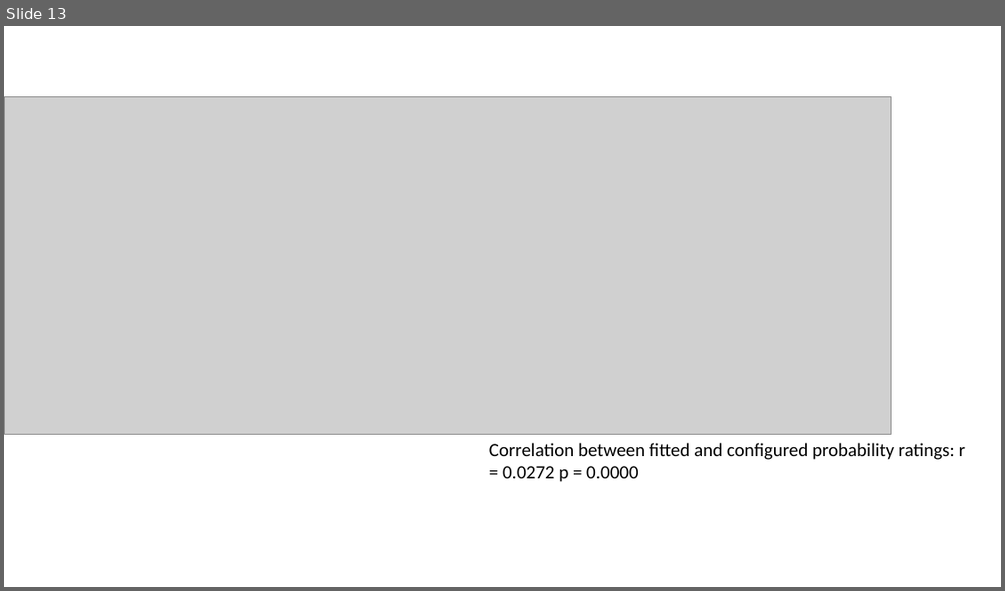
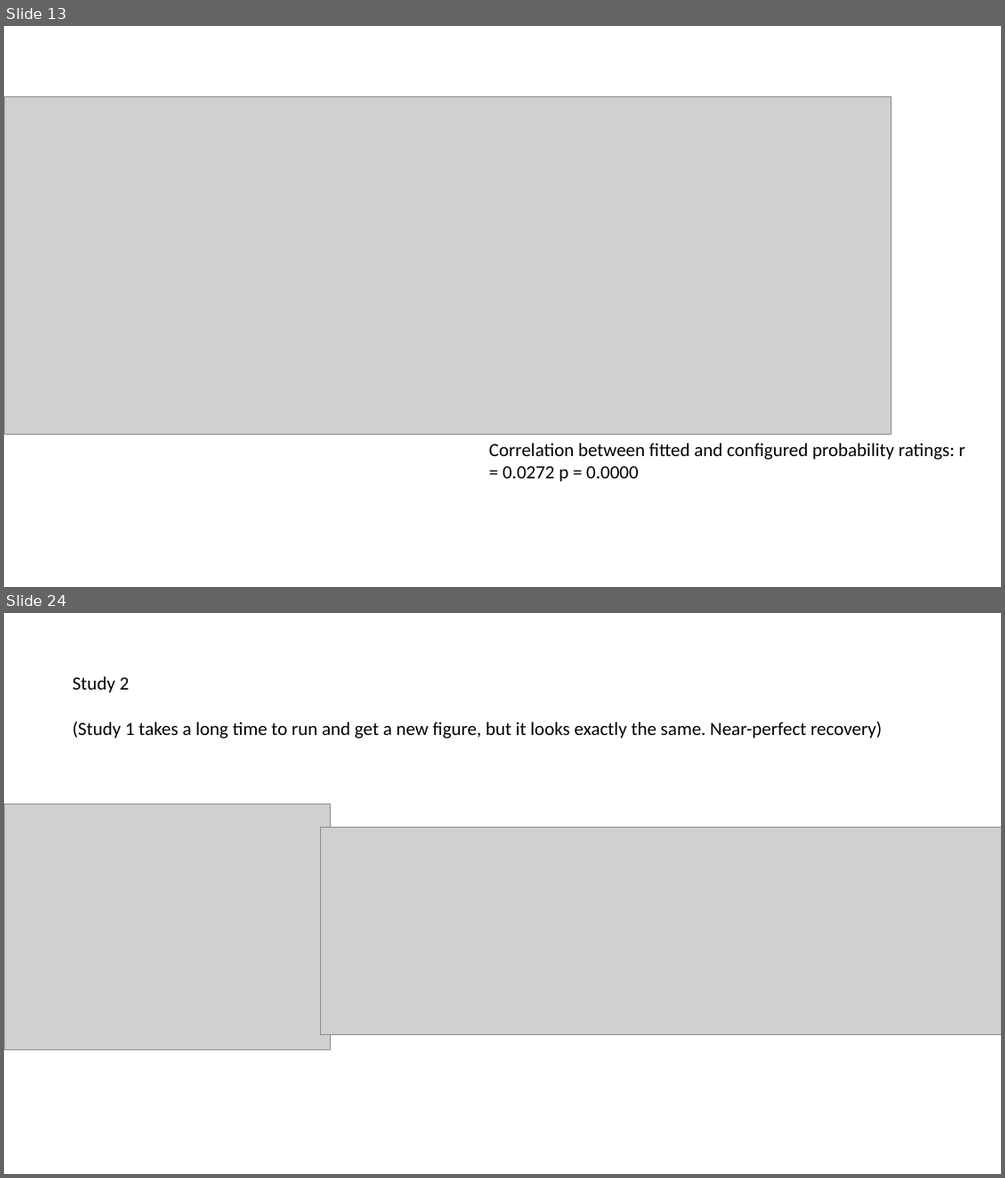
Before and after one commit to nicholasfurl/Forensic-beads-paper-1, a slide deck: forensic_beads_some_slides/forensic_beads.pptx. Shown one above the other, each under a label of ours: slide 13 before the commit, slides 13 and 24 after it; the slides between them are not shown. The pictures are 1005x591 and 1005x1178 pixels, drawn with LibreOffice and Linux fonts; fonts in the diff are those of the drawing; grey boxes stand for pictures. Boxes give left, top, right and bottom in pixels: in the first picture for what was removed or moved away, otherwise in the second. Text is boxed around its words. In the diff, an @@ line names an element or a change of style, - is before the commit and + after.

Commit message:
debugged / rewrote study 1 model fitting
forensic_beads_splitTerm_study1_simplify.m

```diff
--- a/forensic_beads_some_slides/forensic_beads.pptx
+++ b/forensic_beads_some_slides/forensic_beads.pptx
@@ slide 24 added at [4, 613, 1001, 1174], background #FFFFFF @@
@@ text added at [73, 676, 882, 738], 18 pt, text #000000 @@
+Study 2
+(Study 1 takes a long time to run and get a new figure, but it looks exactly the same. Near-perfect recovery)
@@ picture added at [4, 803, 330, 1050] @@
@@ picture added at [320, 827, 1001, 1035] @@
```
Also in this commit, not shown: 10 other slides added, 21 other files.
